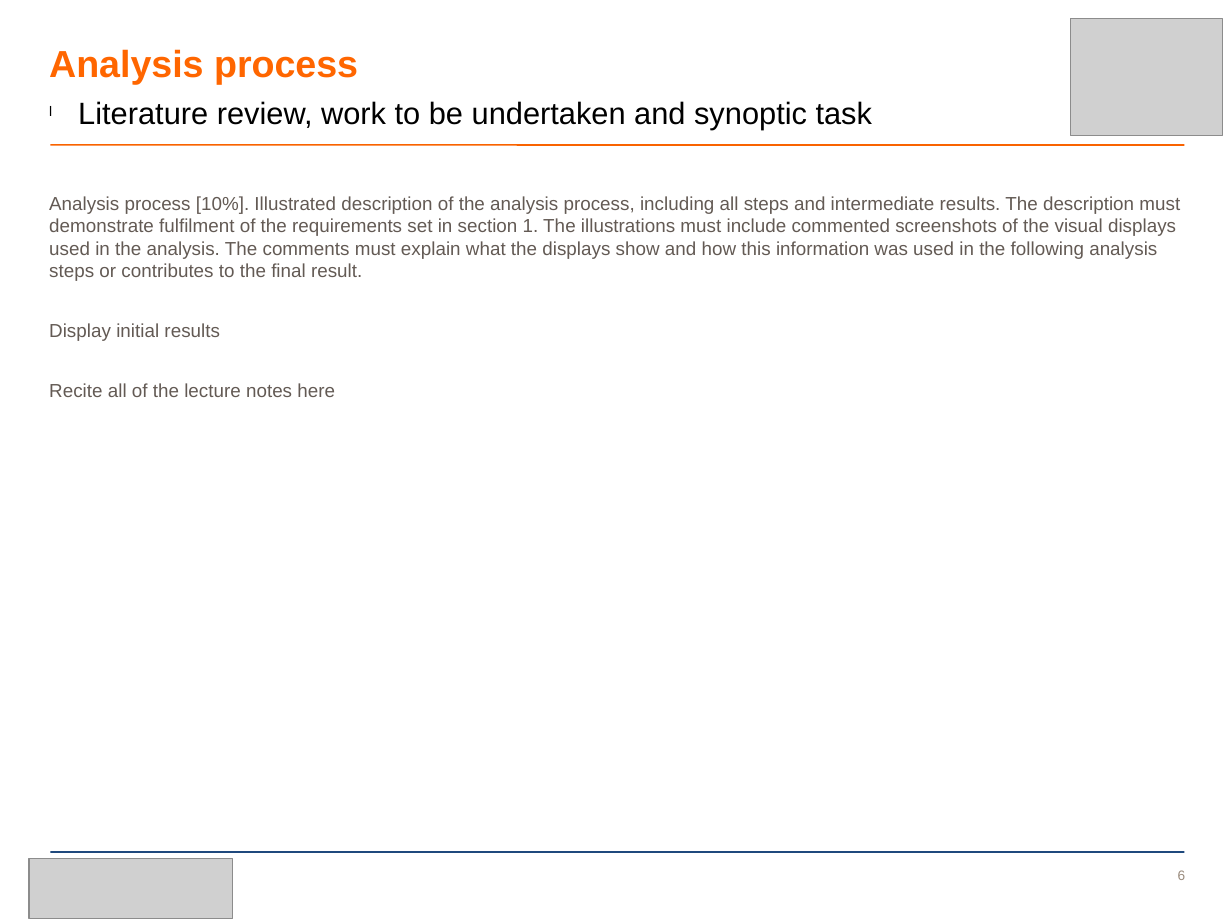
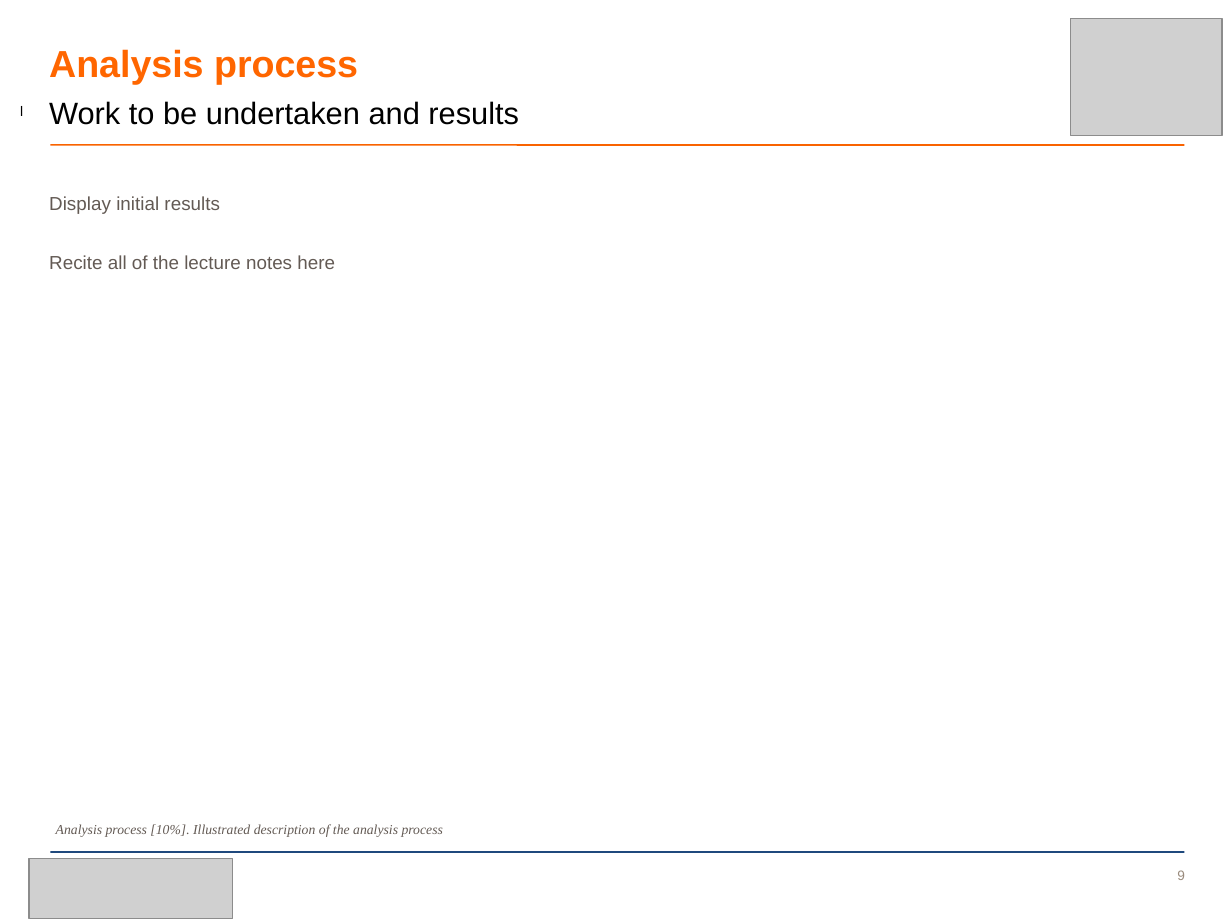
Before and after one commit to AkiraKane/CityUniversity2014, a slide deck: slide 9 of Visual_Analytics/Visual_Analytics_Powerpoint.pptx (slide 6 before the commit). Drawn at 1232x924 pixels with LibreOffice and Linux fonts; fonts in the diff are those of the drawing; grey boxes stand for pictures; background and template pictures are left out. Boxes give left, top, right and bottom in pixels: in the first picture for what was removed or moved away, otherwise in the second. Text is boxed around its words. In the diff, an @@ line names an element or a change of style, - is before the commit and + after.

```diff
--- a/Visual_Analytics/Visual_Analytics_Powerpoint.pptx
+++ b/Visual_Analytics/Visual_Analytics_Powerpoint.pptx
@@ text at (x1=49, y1=101, x2=519, y2=125): text changed @@
-l Literature review, work to be undertaken and synoptic task
+l Work to be undertaken and results
@@ text at (x1=49, y1=196, x2=1180, y2=281): paragraph removed @@
-Analysis process [10%]. Illustrated description of the analysis process, including all steps and intermediate results. The description must demonstrate fulfilment of the requirements set in section 1. The illustrations must include commented screenshots of the visual displays used in the analysis. The comments must explain what the displays show and how this information was used in the following analysis steps or contributes to the final result.
@@ text added at (x1=56, y1=824, x2=443, y2=837), 8 pt, text #635A54, italic @@
+Analysis process [10%]. Illustrated description of the analysis process
```
Also in this commit, not shown: 4 other slides changed, 4 slides added, 1 slide removed, 2 other files.
